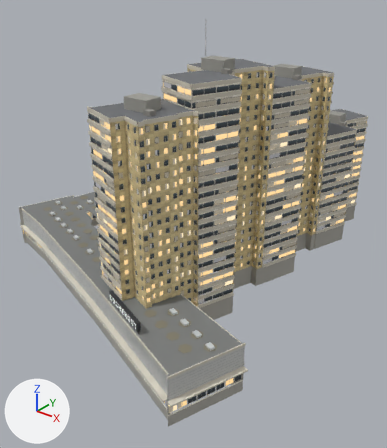
Two versions of the glTF model web/public/models/landmarks/lochergut.glb, one commit apart.
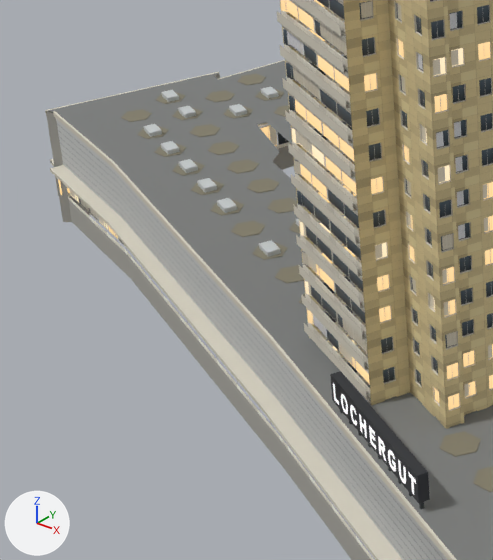
Each version appears first whole from a 50 mm camera at (82.9, -132.8, 89.7) aimed at (-15.3, -10.0, 13.6), and next in a close-up on the part from 1% to 42% of the width and 38% to 78% of the height. Arrows for +X, +Y and +Z are at lower left; the lights stay in place. The older version's two pictures come first. Where no turn or scale is listed for an object, it has been applied to the vertices. Vertices at exactly the same position are counted once.
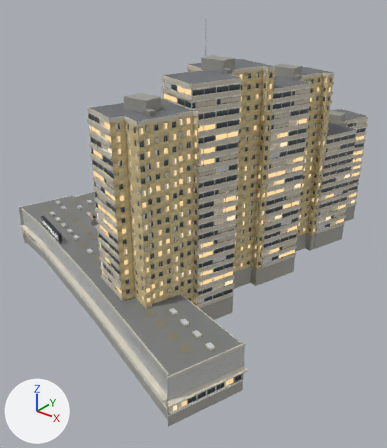
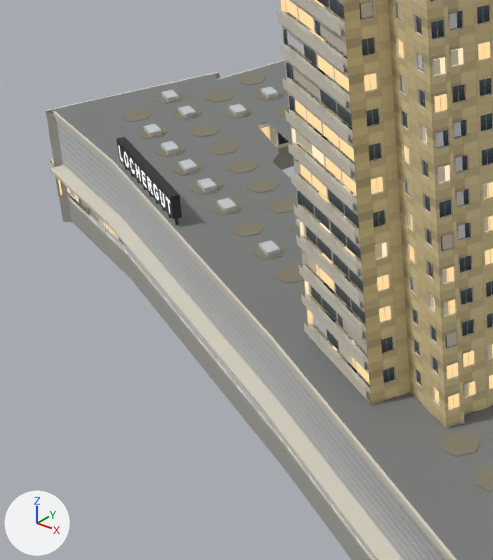
The change, as a list of edits to the scene's bpy script:
```text
Change me_mesh_0:
    where me_mesh_0.from_pydata(...)  # 17190 vertices, 25000 faces; spans x 0.0..108.7, y -133.3..0.0, z 0.0..80.2
    used by ob_mesh_0; location = (-77.1, 65.2, -3.0)
    me_mesh_0 part 1: the loose piece of 8 vertices spanning x 71.1..86.4, y -126.6..-120.2, z 15.3..17.8 is scaled about its middle by (1.01, 0.923, 1), then moved by (-50.6, 17.4, 0.0)
    me_mesh_0 part 2: the loose piece of 8 vertices spanning x 85.6..85.9, y -126.0..-125.7, z 14.3..15.3 is moved by (-50.5, 17.6, 0.0)
```

Location of each change, [x1, y1, x2, y2] in pixels of the close-ups (493 x 560 px; the box of a moved part takes in the faces that stretch with it):
part 1 of me_mesh_0, moved or reshaped: before [330, 371, 430, 503]; after [116, 137, 182, 219]
part 2 of me_mesh_0, moved or reshaped: before [419, 502, 424, 509]; after [175, 218, 179, 225]
